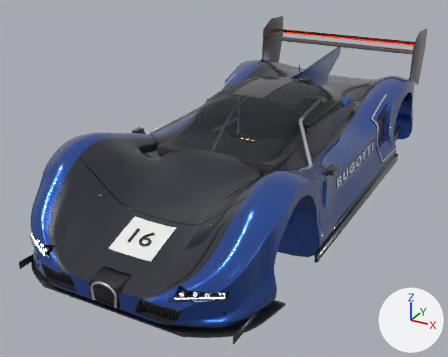
Renders of the glTF model content/cars/bugotti-chiffon-hypercar/bugotti_chiffon.glb from each side of a commit.
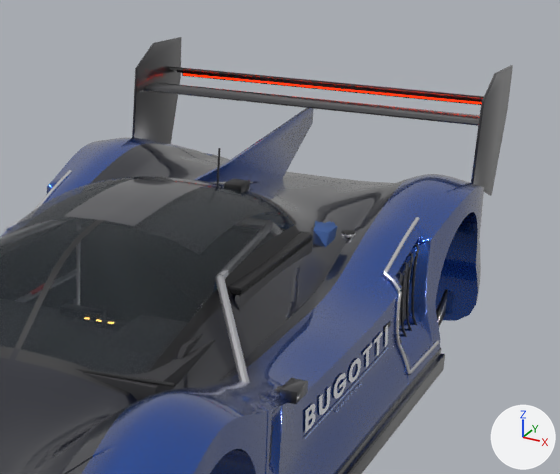
Old and new are each drawn whole from a 50 mm lens placed at (2.47, -5.29, 2.64), pointed at (-0.24, -0.36, 0.17) and again close up on the part from 46% to 100% of the width and 0% to 58% of the height. Lighting does not change. The marker at lower right points along +X, +Y and +Z. The first two pictures are the older version. Vertices at exactly the same position are counted once.

Names of what the first close-up shows: 'bugotti_chiffon'.
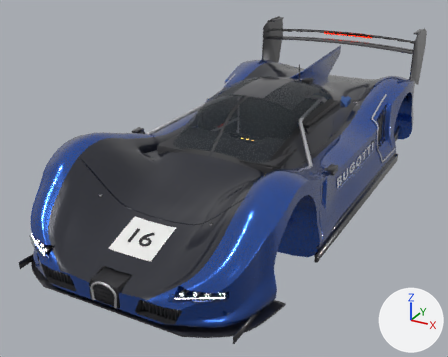
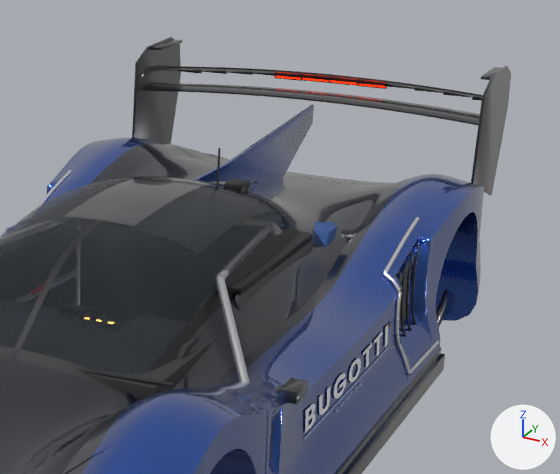
Changed parts and their boxes [x1, y1, x2, y2] in the close-ups (560 x 474 px; the box of a moved part takes in the faces that stretch with it):
```json
{"object": "bugotti_chiffon", "change": "reshaped", "before": [0, 37, 513, 474], "after": [0, 37, 511, 474]}
{"part": 1, "of": "me_bugotti_chiffon", "change": "moved or reshaped", "before": [182, 73, 481, 105], "after": [275, 75, 301, 80]}
{"part": 2, "of": "me_bugotti_chiffon", "change": "moved or reshaped", "after": [302, 77, 329, 83], "on screen": "not visible before"}
{"part": 3, "of": "me_bugotti_chiffon", "change": "moved or reshaped", "before": [177, 71, 480, 101], "after": [330, 80, 357, 85]}
{"part": 4, "of": "me_bugotti_chiffon", "change": "moved or reshaped", "before": [182, 72, 482, 105], "after": [358, 83, 386, 89]}
{"part": 5, "of": "me_bugotti_chiffon", "change": "added", "after": [151, 39, 182, 50]}
{"part": 6, "of": "me_bugotti_chiffon", "change": "added", "after": [481, 67, 502, 80]}
{"part": 7, "of": "me_bugotti_chiffon", "change": "added", "after": [302, 76, 358, 86]}
{"part": 8, "of": "me_bugotti_chiffon", "change": "built on", "before": [132, 37, 513, 195], "after": [132, 37, 511, 195]}
```

Edits to the scene script, one JSON object a line:
```json
{"block": "me_bugotti_chiffon", "where": "# used by ob_bugotti_chiffon; location = (0.0, 0.0, 0.0)"}
{"op": "remove", "block": "me_bugotti_chiffon", "code": "me_bugotti_chiffon.from_pydata(...)  # 41153 vertices, 74327 faces; spans x -1.07..1.07, y -2.53..2.57, z 0.02..1.3"}
{"op": "add", "block": "me_bugotti_chiffon", "code": "me_bugotti_chiffon.from_pydata(...)  # 43469 vertices, 78899 faces; spans x -1.07..1.07, y -2.53..2.57, z 0.02..1.3"}
{"block": "me_bugotti_chiffon", "change": "me_bugotti_chiffon part 1: the loose piece of 56 vertices spanning x -0.88..0.88, y 2.45..2.46, z 1.08..1.1 is scaled about its middle by (0.0862, 1, 1), then moved by (-0.24, 0.0, 0.04)"}
{"block": "me_bugotti_chiffon", "change": "me_bugotti_chiffon part 2: the loose piece of 56 vertices spanning x -0.88..0.88, y 2.46, z 1.09..1.1 is scaled about its middle by (0.0864, 0.829, 1.61), then moved by (-0.08, 0.0, 0.04), in mat_car_glass (dark blue #273038)"}
{"block": "me_bugotti_chiffon", "change": "me_bugotti_chiffon part 3: the loose piece of 56 vertices spanning x -0.94..0.94, y 2.49..2.5, z 1.09..1.11 is scaled about its middle by (0.0812, -0.336, 0), then moved by (0.08, -0.04, 0.03), in mat_car_glass (dark blue #273038)"}
{"block": "me_bugotti_chiffon", "change": "me_bugotti_chiffon part 4: the loose piece of 56 vertices spanning x -0.88..0.88, y 2.46..2.47, z 1.08..1.1 is scaled about its middle by (0.0858, 0.493, 0.799), then moved by (0.24, -0.01, 0.04), in mat_car_glass (dark blue #273038)"}
{"block": "me_bugotti_chiffon", "change": "me_bugotti_chiffon part 5: the loose piece of 56 vertices spanning x -0.8..-0.5, y 2.45..2.46, z 0.48..0.5 is copied, and the copy is scaled about its middle by (0.206, 38.2, 0.821), then moved by (-0.27, -0.17, 0.79), in mat_car_carbon (dark grey #303035); it spans x -0.95..-0.88, y 2.14..2.44, z 1.27..1.29"}
{"block": "me_bugotti_chiffon", "change": "me_bugotti_chiffon part 6: the loose piece of 56 vertices spanning x 0.5..0.8, y 2.45..2.46, z 0.48..0.5 is copied, and the copy is scaled about its middle by (0.206, 38.2, 0.821), then moved by (0.27, -0.17, 0.79), in mat_car_carbon (dark grey #303035); it spans x 0.88..0.95, y 2.14..2.44, z 1.27..1.29"}
{"block": "me_bugotti_chiffon", "change": "me_bugotti_chiffon part 7: a new loose piece of 68 vertices spanning x -0.16..0.16, y 2.46..2.47, z 1.12..1.14, in mat_car_lamp_housing (black #242427)"}
{"block": "me_bugotti_chiffon", "change": "me_bugotti_chiffon part 8: 126 vertices moved from x -0.95..0.95, y 1.96..2.57, z 1.05..1.3 to x -0.95..0.95, y 1.96..2.57, z 1.07..1.3; 50 vertices removed from x -0.95..0.95, y 1.96..2.56, z 1.05..1.3; 1222 vertices added at x -0.95..0.95, y 1.96..2.56, z 1.04..1.3"}
{"block": "me_bugotti_chiffon", "change": "other edits to the shape of me_bugotti_chiffon do not show in these pictures"}
```
